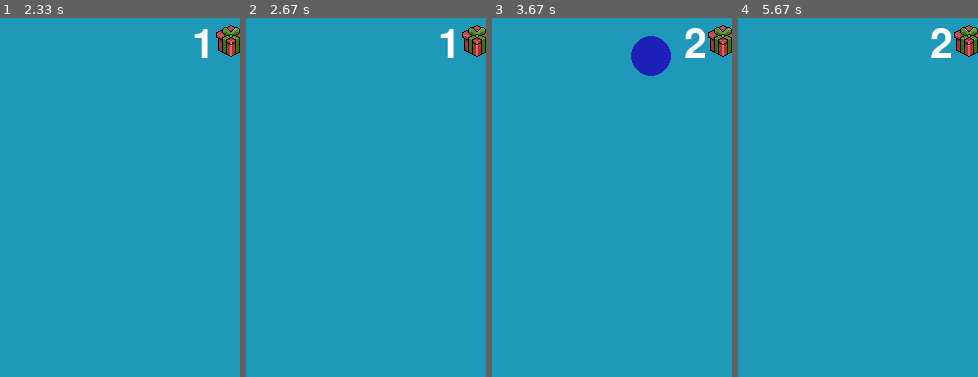
Above: before the commit, frames 1-4 (left to right).
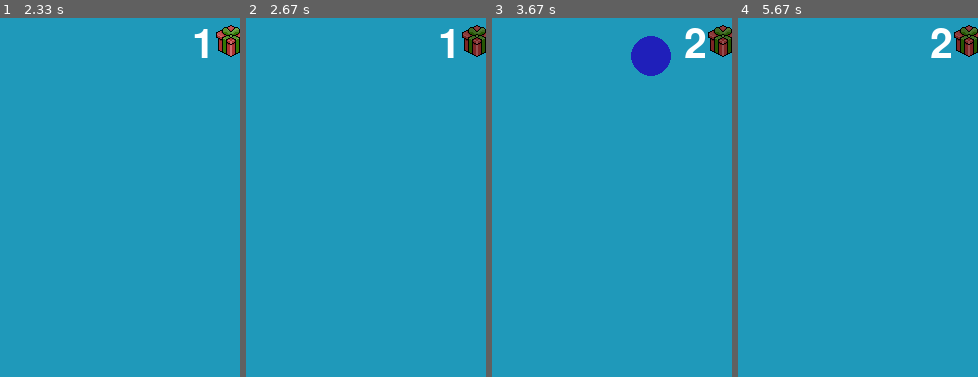
Above: after the commit, the same moments.

Repository: GameGenesis/Pygame-Utils
Game: pygame game, started from test.py
Same seed, same stepped clock (60 frames per second), same inputs: the game is played once before the commit and once after it.
Inputs (mouse positions are % of the whole screen's width and height, from its top left):
- Up to frame 1 (2.33 s): click "Button" at 0.38 s; press the mouse at (10, 93) at 0.7 s; move the mouse to (49, 69) at 0.8 s; release the mouse at (87, 44) at 0.93 s; click (10, 93) at 1.05 s; press the mouse at (74, 92) at 1.37 s; move the mouse to (55, 62) at 1.47 s; release the mouse at (35, 31) at 1.6 s; press the mouse at (21, 9) at 1.7 s; move the mouse to (24, 33) at 1.8 s; release the mouse at (28, 58) at 1.93 s
- Up to frame 2 (2.67 s): press the mouse at (97, 7) at 2.6 s
- Up to frame 3 (3.67 s): move the mouse to (64, 10) at 2.7 s; release the mouse at (30, 13) at 2.83 s; press the mouse at (10, 93) at 2.93 s; move the mouse to (30, 71) at 3.03 s; release the mouse at (50, 49) at 3.17 s; press the mouse at (74, 92) at 3.27 s; move the mouse to (73, 80) at 3.37 s; release the mouse at (72, 68) at 3.5 s; press the mouse at (97, 7) at 3.6 s
- Up to frame 4 (5.67 s): move the mouse to (70, 32) at 3.7 s; release the mouse at (44, 57) at 3.83 s; press the mouse at (74, 92) at 3.93 s; move the mouse to (73, 67) at 4.03 s; release the mouse at (72, 41) at 4.17 s; press the mouse at (74, 92) at 4.27 s; move the mouse to (52, 68) at 4.37 s; release the mouse at (31, 43) at 4.5 s; press the mouse at (74, 92) at 4.6 s; move the mouse to (50, 77) at 4.7 s; release the mouse at (26, 63) at 4.83 s; press the mouse at (74, 92) at 4.93 s; move the mouse to (51, 87) at 5.03 s; release the mouse at (29, 82) at 5.17 s; press the mouse at (74, 92) at 5.27 s; move the mouse to (58, 78) at 5.37 s; release the mouse at (42, 63) at 5.5 s; press the mouse at (97, 7) at 5.6 s
The pictures show only the part of the screen within x 50-100%, y 4-54%; the shares and areas given below are measured in that part.

Frame 1 is identical in both runs. In frame 2, 0.5% of the frame differs, in the area x 90-100%, y 2-11%; in frame 3, 0.5%; in frame 4, 0.5%.

Commit message:
Add UI Image blend modes and button image hover colors

Diff:
--- a/utils/pygame_utils.py
+++ b/utils/pygame_utils.py
@@ -130,7 +130,7 @@
 
 class UiImage(Graphic):
     def __init__(self, image_surface: pygame.surface=None, file_name: str=None, position: Vector2=Vector2(0, 0), size: Vector2=None,
-    color_tint: pygame.Color | tuple[int, int, int]=(0, 0, 0)) -> None:
+    color_tint: pygame.Color | tuple[int, int, int, int]=(255, 255, 255, 255), blend_mode: int=pygame.BLEND_RGBA_MULT) -> None:
         """
         Specify either the image surface or the image path, not both.
         """
@@ -141,7 +141,7 @@
 
         self.image_surface = None
         self.set_image(image_surface, file_name)
-        self.tint_image(color_tint)
+        self.tint_image(color_tint, blend_mode)
 
     def get_image(self) -> pygame.Surface:
         return self.image_surface
@@ -153,13 +153,15 @@
             if file_name:
                 self.image_surface = pygame.image.load(file_name)
         self.scale_image()
+        self.og_image_surface = self.image_surface.copy()
 
     def scale_image(self):
         if self.size:
             self.image_surface = pygame.transform.scale(self.image_surface, self.size)
 
-    def tint_image(self, color: pygame.Color | tuple[int, int, int, int]):
-        self.image_surface.fill(color, special_flags=pygame.BLEND_ADD)
+    def tint_image(self, color: pygame.Color | tuple[int, int, int, int], blend_mode: int=pygame.BLEND_RGBA_MULT):
+        self.image_surface = self.og_image_surface.copy()
+        self.image_surface.fill(color, special_flags=blend_mode)
 
     def draw(self, surface: pygame.Surface):
         if self.image_surface:
@@ -253,7 +255,7 @@
         self.func = on_click
         self.position = position
         self.size = size
-        self.current_color = color
+        self.set_color(color)
         self.color = color
         self.hover_color = hover_color
         self.pressed_color = pressed_color
@@ -267,9 +269,14 @@
             self.label._render()
         self.set_label_pos()
 
+    def set_color(self, color: pygame.Color | tuple[int, int, int]):
+        self.current_color = color
+        if self.button_image:
+            self.button_image.tint_image(self.current_color)
+
     def set_disabled(self, disabled: bool=True):
         self.disabled = disabled
-        self.current_color = self.disabled_color
+        self.set_color(self.disabled_color)
 
     def set_label_pos(self):
         """
@@ -319,10 +326,10 @@
     def mouseover(self):
         if self.disabled or self.pressed:
             return
-        self.current_color = self.color
+        self.set_color(self.color)
         pos = pygame.mouse.get_pos()
         if self.rect.collidepoint(pos):
-            self.current_color = self.hover_color
+            self.set_color(self.hover_color)
 
     def handle_event(self, event: pygame.event.Event) -> None:
         if event.type == pygame.MOUSEBUTTONDOWN:
@@ -341,7 +348,7 @@
 
     def button_press(self):
         self.pressed = True
-        self.current_color = self.pressed_color
+        self.set_color(self.pressed_color)
 
     def button_release(self):
         self.pressed = False
